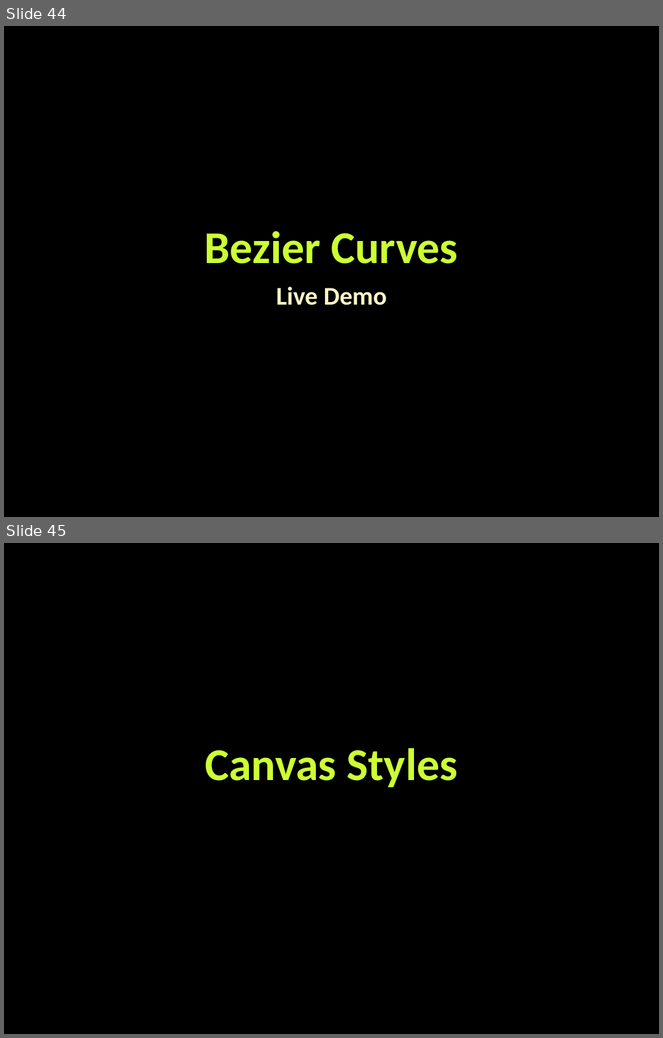
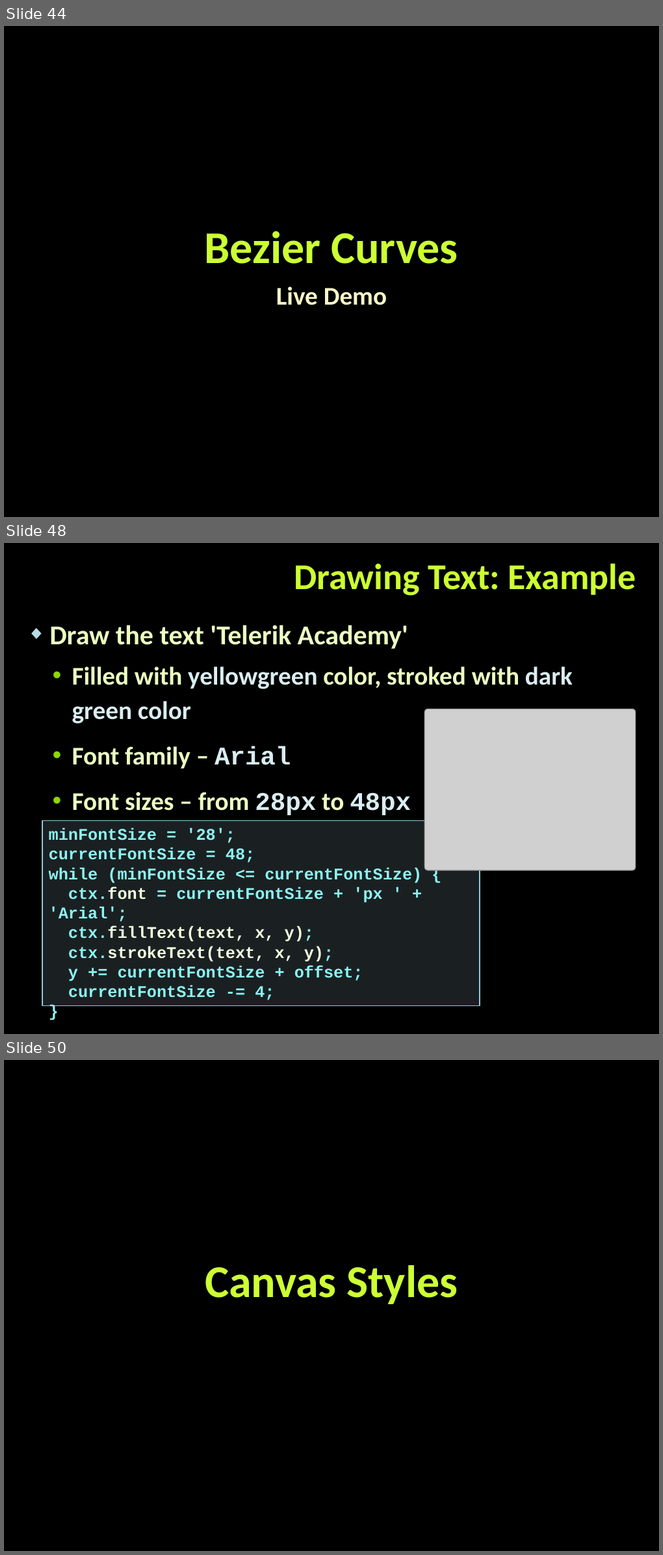
Before and after one commit to StefanSinapov/TelerikAcademy, a slide deck: 8. JavaScript UI & DOM/Lectures/02. Canvas.pptx. Shown one above the other, each under a label of ours: slides 44 and 45 before the commit, slides 44, 48 and 50 after it; the slides between them are not shown. The pictures are 663x1038 and 663x1555 pixels, drawn with LibreOffice and Linux fonts; fonts in the diff are those of the drawing; grey boxes stand for pictures; background and template pictures are left out. Boxes give left, top, right and bottom in pixels: in the first picture for what was removed or moved away, otherwise in the second. Text is boxed around its words. In the diff, an @@ line names an element or a change of style, - is before the commit and + after.

```diff
--- a/8. JavaScript UI & DOM/Lectures/02. Canvas.pptx
+++ b/8. JavaScript UI & DOM/Lectures/02. Canvas.pptx
@@ slide 48 added at <box>4,543,659,1034</box>, background picture (left out) @@
@@ title added at <box>295,563,636,596</box>, 40 pt, text #CCFF33, bold @@
+Drawing Text: Example
@@ text added at <box>50,625,573,815</box>, 28 pt, text #EBFFC2, bold @@
+◆ Draw the text 'Telerik Academy'
+  • Filled with yellowgreen color, stroked with dark green color
+  • Font family – Arial
+  • Font sizes – from 28px to 48px
@@ picture added at <box>425,709,636,871</box> @@
@@ text added at <box>42,821,480,1006</box>, fill #B5DBE5 at 15% opacity, outline #90CAD7 1 pt, 18 pt, text #8CF4F2, bold @@
+minFontSize = '28';
+currentFontSize = 48;
+while (minFontSize <= currentFontSize) {
+ctx.font = currentFontSize + 'px ' + 'Arial';
+ctx.fillText(text, x, y);
+ctx.strokeText(text, x, y);
+y += currentFontSize + offset;
+currentFontSize -= 4;
+}
@@ what was slide 45 is now slide 50 @@
```
Also in this commit, not shown: 9 slides changed, 4 other slides added, 6 other files.
